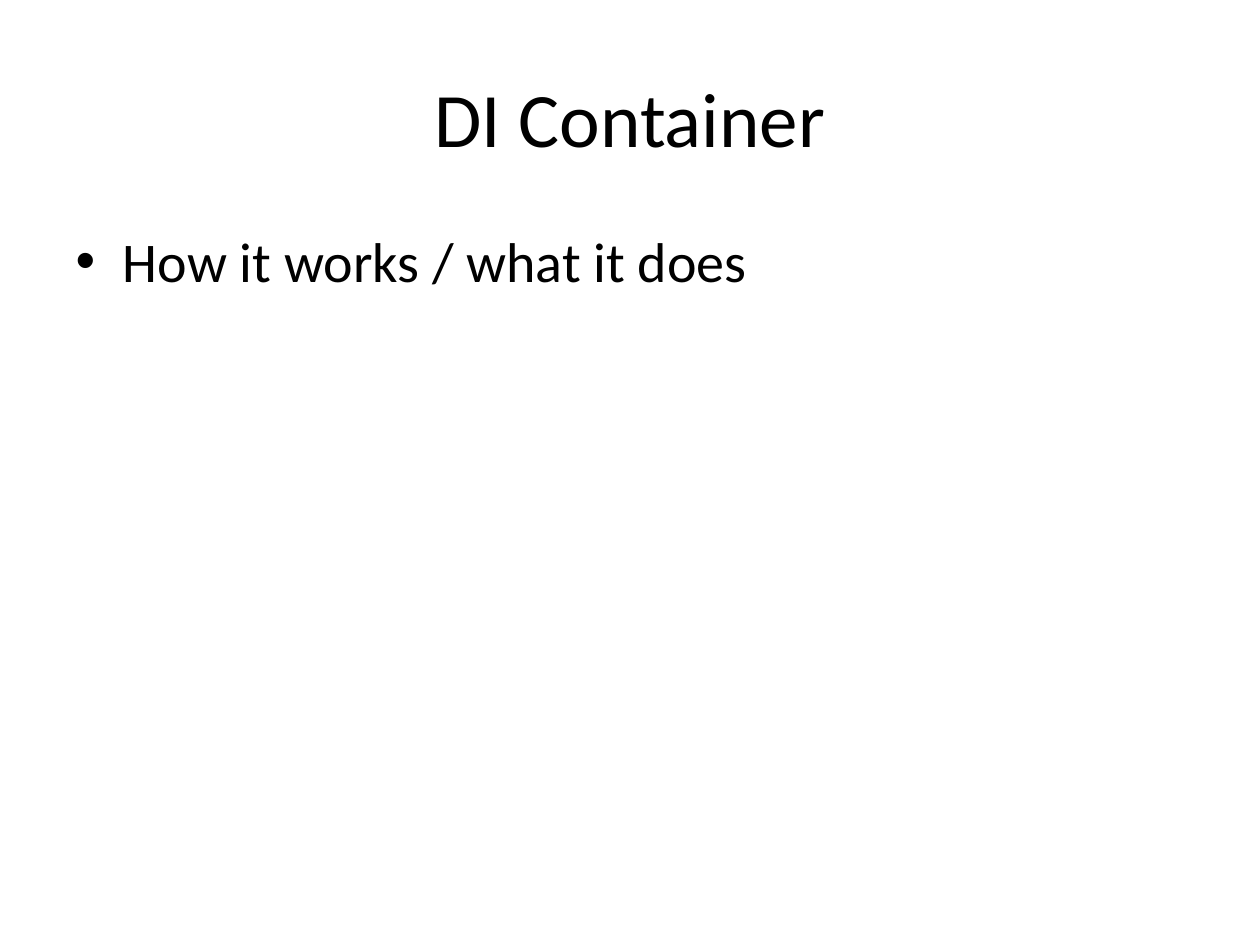
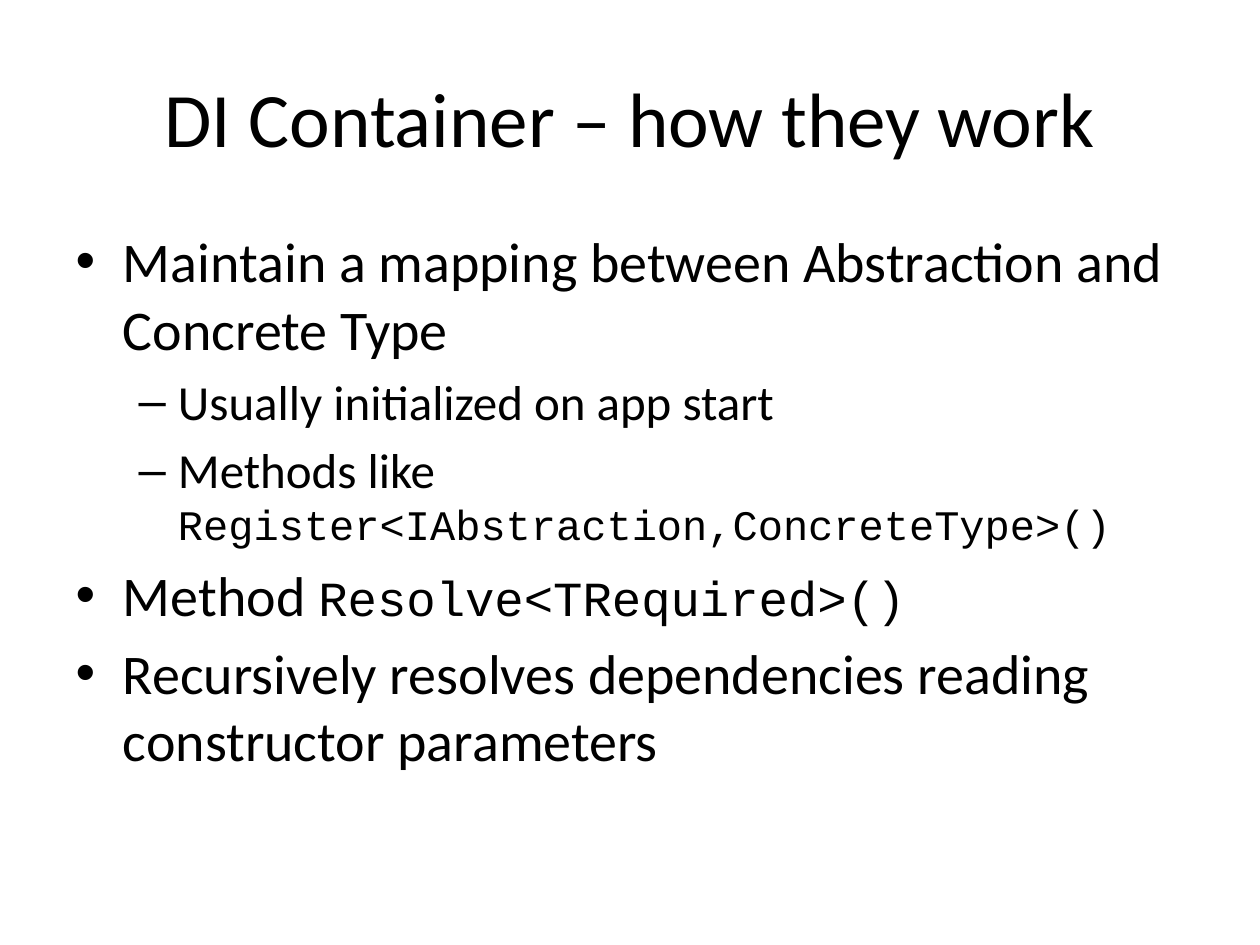
Before and after one commit to tsimbalar/DependencyInjectionTheRightWay, a slide deck: slide 37 of Dependency Injection - the right way.pptx (slide 32 before the commit). Drawn at 1260x945 pixels with LibreOffice and Linux fonts; fonts in the diff are those of the drawing. Boxes give left, top, right and bottom in pixels: in the first picture for what was removed or moved away, otherwise in the second. Text is boxed around its words. In the diff, an @@ line names an element or a change of style, - is before the commit and + after.

```diff
--- a/Dependency Injection - the right way.pptx
+++ b/Dependency Injection - the right way.pptx
@@ title at box(165, 93, 1095, 160): text changed @@
-DI Container
+DI Container – how they work
@@ text at box(123, 243, 1163, 770): text changed @@
-• How it works / what it does
+• Maintain a mapping between Abstraction and Concrete Type
+  – Usually initialized on app start
+  – Methods like Register<IAbstraction,ConcreteType>()
+• Method Resolve<TRequired>()
+• Recursively resolves dependencies reading constructor parameters
```
Also in this commit, not shown: 3 other slides changed, 8 slides added, 1 slide removed.
